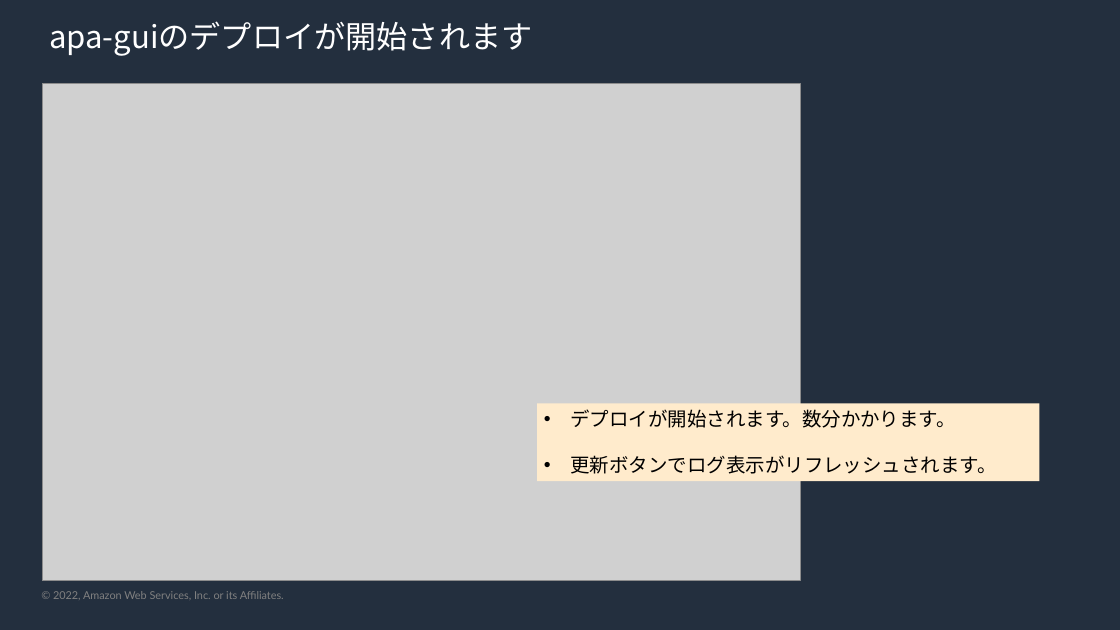
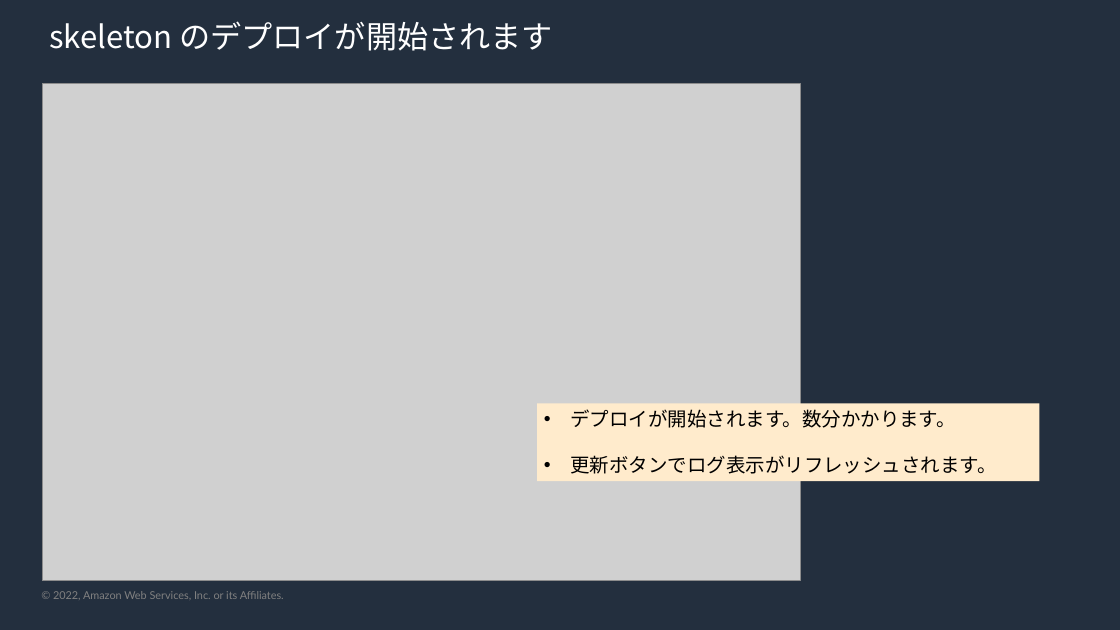
Before and after one commit to kmorooka/modern-skeleton, a slide deck: slide 35 of skeleton-guide.pptx (slide 28 before the commit). Drawn at 1120x630 pixels with LibreOffice and Linux fonts; fonts in the diff are those of the drawing; grey boxes stand for pictures; background and template pictures are left out. Boxes give left, top, right and bottom in pixels: in the first picture for what was removed or moved away, otherwise in the second. Text is boxed around its words. In the diff, an @@ line names an element or a change of style, - is before the commit and + after.

```diff
--- a/skeleton-guide.pptx
+++ b/skeleton-guide.pptx
@@ title at (49,21,553,51): text changed @@
-apa-guiのデプロイが開始されます
+skeleton のデプロイが開始されます
```
Also in this commit, not shown: 14 other slides changed, 8 slides added, 1 slide removed, 3 other files.
